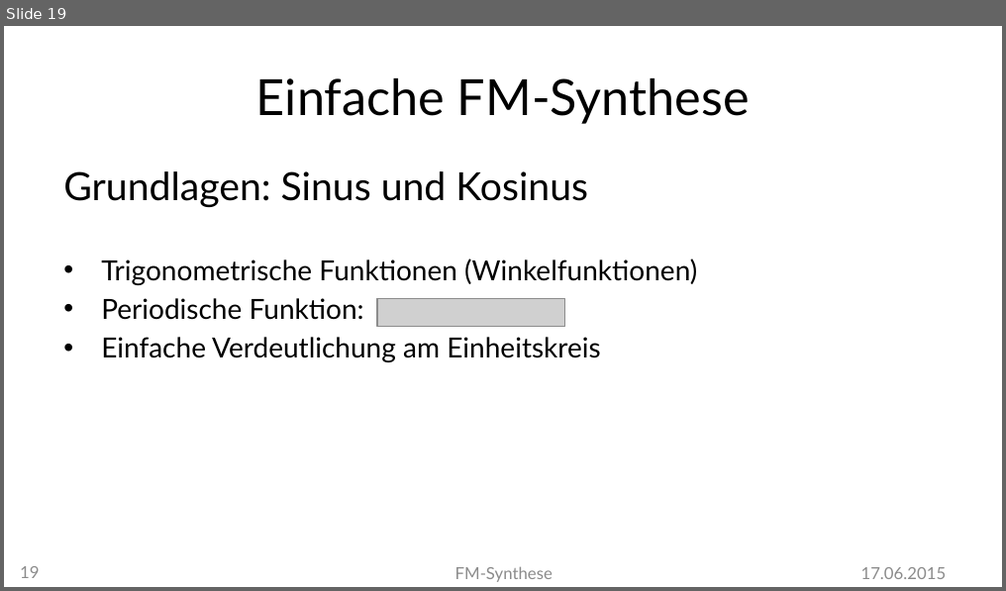
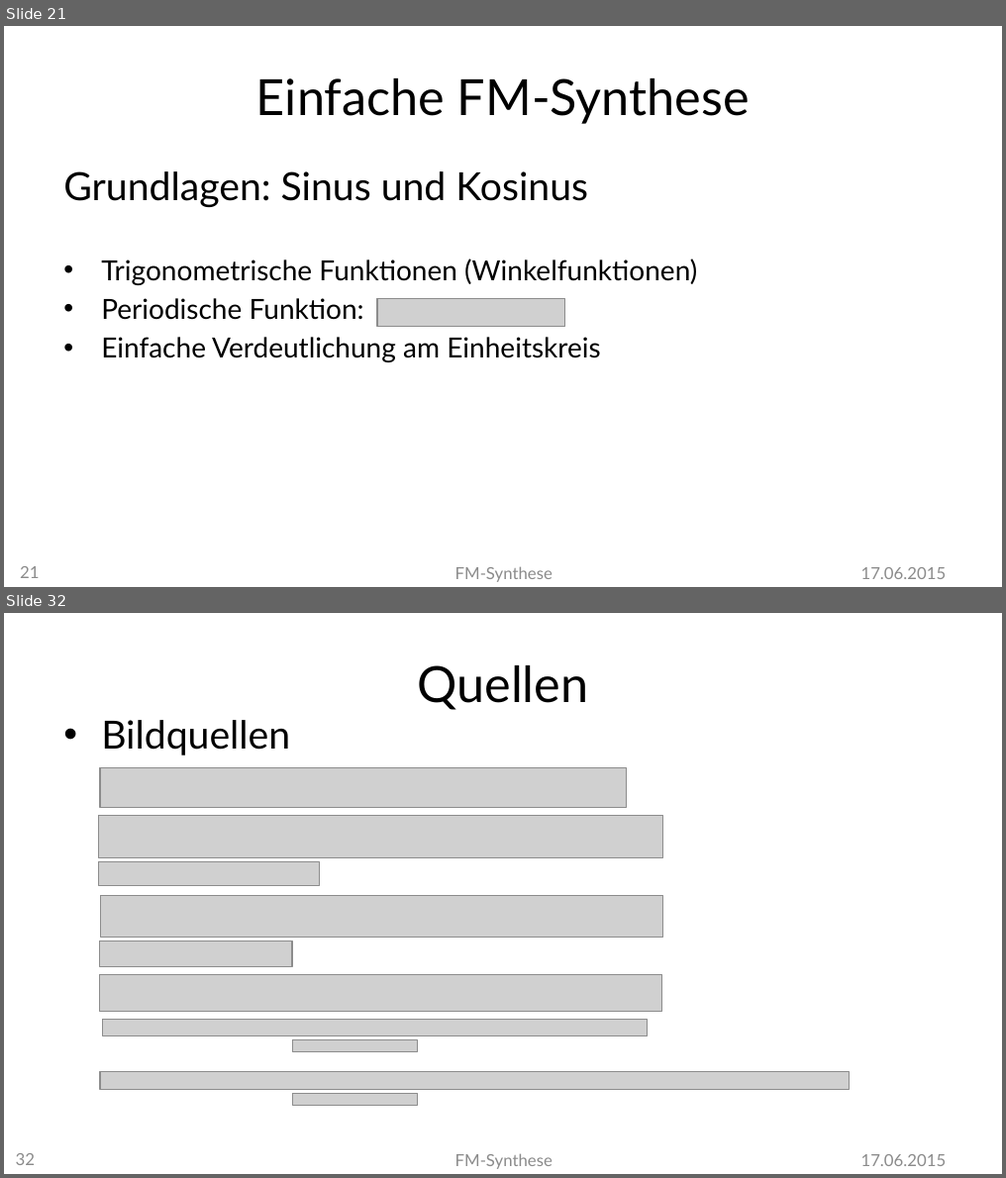
Before and after one commit to MBulli/VSeminar, a slide deck: Praesentation/FMSynthese-Julius.pptx. Shown one above the other, each under a label of ours: slide 19 before the commit, slides 21 and 32 after it; the slides between them are not shown. The pictures are 1006x591 and 1006x1178 pixels, drawn with LibreOffice and Linux fonts; fonts in the diff are those of the drawing; grey boxes stand for pictures; background and template pictures are left out. Boxes give left, top, right and bottom in pixels: in the first picture for what was removed or moved away, otherwise in the second. Text is boxed around its words. In the diff, an @@ line names an element or a change of style, - is before the commit and + after.

Commit message:
Even more presentation stuff, and dx7 text

```diff
--- a/Praesentation/FMSynthese-Julius.pptx
+++ b/Praesentation/FMSynthese-Julius.pptx
@@ slide 32 added at [4,613,1002,1174], background #FFFFFF @@
@@ title added at [417,665,588,710], 36 pt, text #000000 @@
+Quellen
@@ text added at [101,720,290,756], 28 pt, text #000000 @@
+• Bildquellen
@@ picture added at [100,767,627,808] @@
@@ picture added at [99,816,662,859] @@
@@ picture added at [99,862,320,886] @@
@@ picture added at [101,896,663,939] @@
@@ picture added at [100,941,292,966] @@
@@ picture added at [100,974,662,1011] @@
@@ picture added at [103,1019,648,1036] @@
@@ picture added at [292,1040,417,1053] @@
@@ picture added at [100,1072,848,1089] @@
@@ picture added at [292,1094,417,1106] @@
@@ page number added at [16,1154,35,1165], 12 pt, text #8C8C8C @@
+32
@@ text added at [455,1154,552,1169], 12 pt, text #8C8C8C @@
+FM-Synthese
@@ text added at [861,1155,946,1166], 12 pt, text #8C8C8C @@
+17.06.2015
@@ what was slide 19 is now slide 21 @@
@@ page number at [20,567,39,578]: text changed @@
-19
+21
```
Also in this commit, not shown: 18 slides changed, 4 other slides added, 5 other files.
